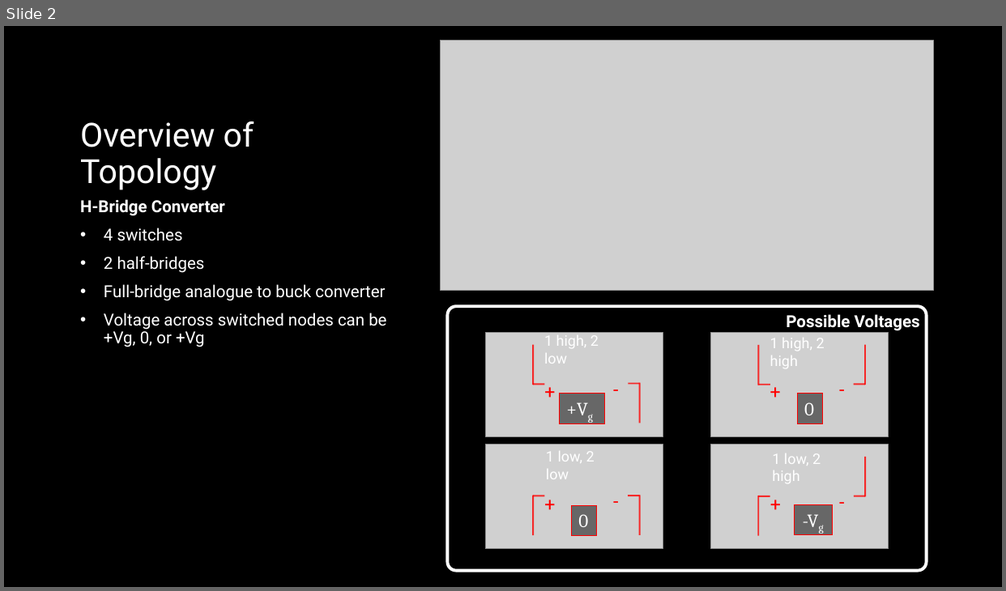
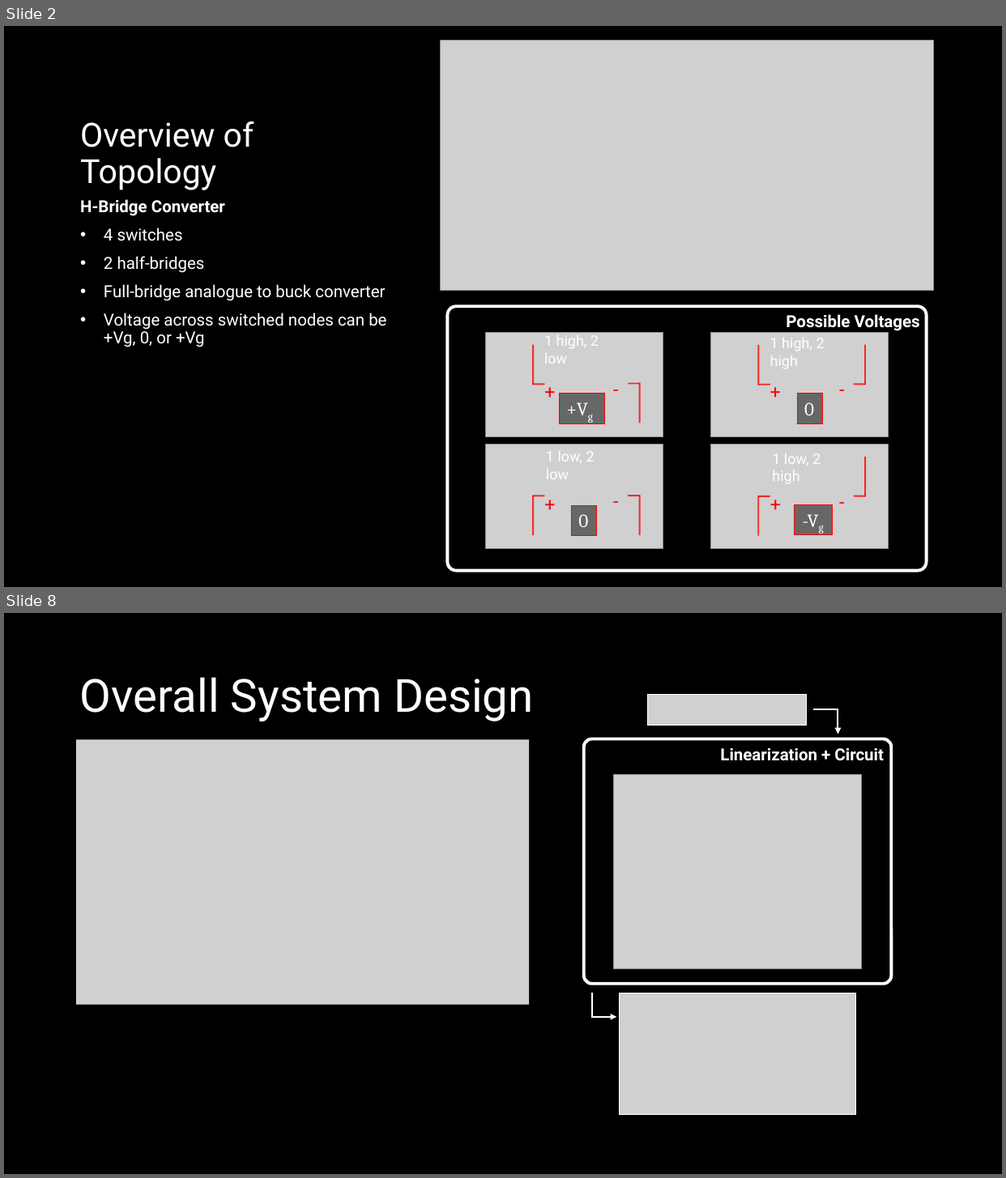
Before and after one commit to ut-ras/rm_electrical-supercap_v2, a slide deck: UT Robomasters – Supercap Power Stage Modeling.pptx. Shown one above the other, each under a label of ours: slide 2 before the commit, slides 2 and 8 after it; the slides between them are not shown. The pictures are 1006x591 and 1006x1178 pixels, drawn with LibreOffice and Linux fonts; fonts in the diff are those of the drawing; grey boxes stand for pictures. Boxes give left, top, right and bottom in pixels: in the first picture for what was removed or moved away, otherwise in the second. Text is boxed around its words. In the diff, an @@ line names an element or a change of style, - is before the commit and + after.

```diff
--- a/UT Robomasters – Supercap Power Stage Modeling.pptx
+++ b/UT Robomasters – Supercap Power Stage Modeling.pptx
@@ slide 8 added at [4, 613, 1002, 1174], background #000000 @@
@@ title added at [80, 677, 534, 722], 44 pt, text #FFFFFF @@
+Overall System Design
@@ picture added at [648, 695, 807, 725] @@
@@ elbow arrow added from (813, 709) to (838, 735), #FFFFFF 1.5 pt @@
@@ picture added at [77, 739, 530, 1004] @@
@@ rounded rectangle added at [584, 739, 892, 983], outline #FFFFFF 3 pt @@
@@ text added at [720, 748, 884, 761], 16 pt, text #FFFFFF, bold @@
+Linearization + Circuit
@@ picture added at [613, 775, 862, 969] @@
@@ elbow arrow added from (592, 993) to (616, 1017), #FFFFFF 1.5 pt @@
@@ picture added at [620, 994, 857, 1114] @@
```
Also in this commit, not shown: 4 slides changed, 2 other slides added, 1 other file.
